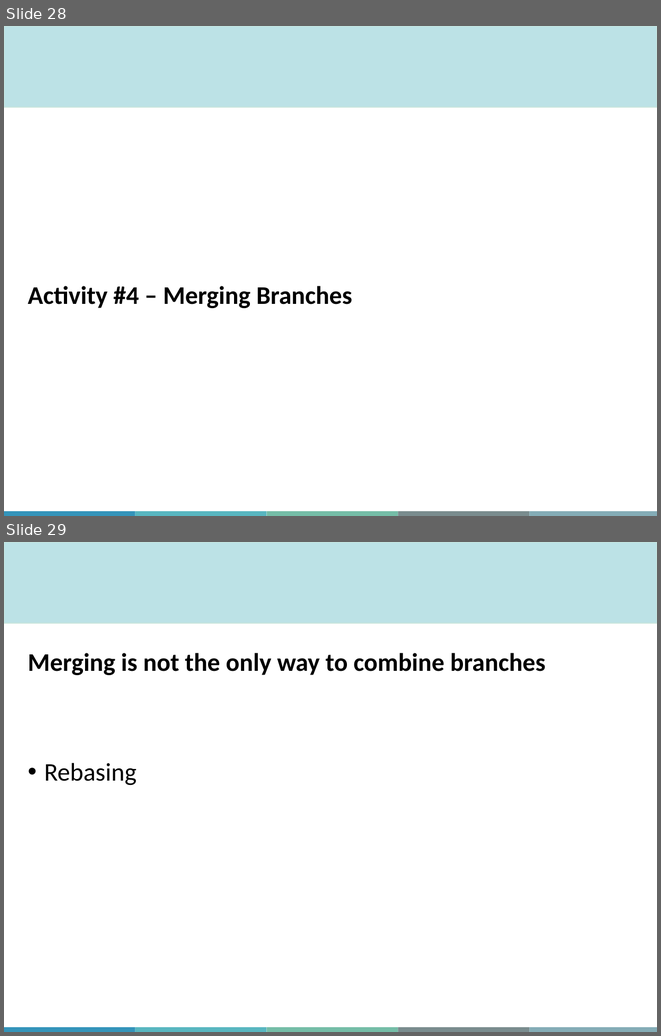
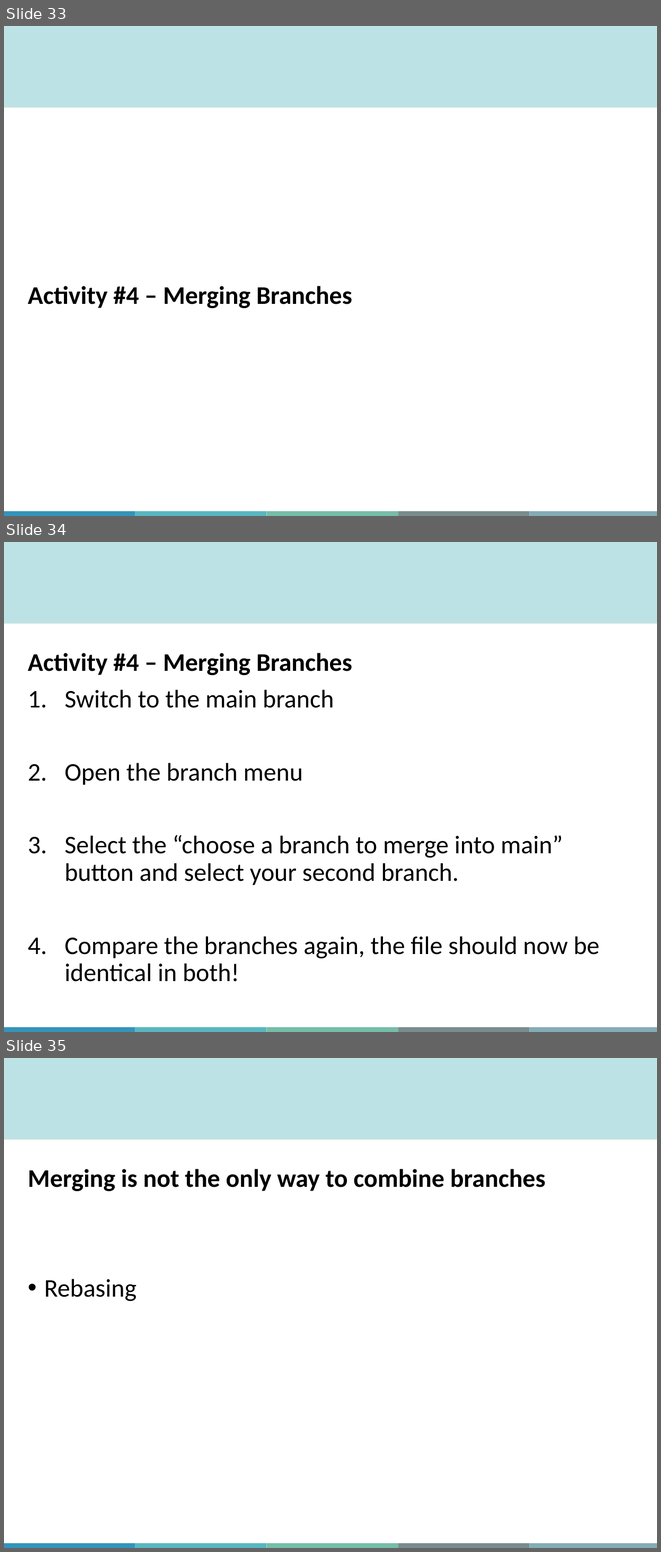
Before and after one commit to aosakwe/MiCM_IntroToGitHub, a slide deck: Slides/MiCM_GitHub_Workshop.pptx. Shown one above the other, each under a label of ours: slides 28 and 29 before the commit, slides 33, 34 and 35 after it. The pictures are 661x1036 and 661x1552 pixels, drawn with LibreOffice and Linux fonts; fonts in the diff are those of the drawing; background and template pictures are left out. Boxes give left, top, right and bottom in pixels: in the first picture for what was removed or moved away, otherwise in the second. Text is boxed around its words. In the diff, an @@ line names an element or a change of style, - is before the commit and + after.

```diff
--- a/Slides/MiCM_GitHub_Workshop.pptx
+++ b/Slides/MiCM_GitHub_Workshop.pptx
@@ slide 34 added at <box>4,542,657,1032</box>, background #FFFFFF; not listed: 6 template elements that a slide beside it also shows @@
@@ text added at <box>28,653,600,981</box>, 28 pt, text #000000 @@
+Activity #4 – Merging Branches
+1. Switch to the main branch
+2. Open the branch menu
+3. Select the “choose a branch to merge into main” button and select your second branch.
+4. Compare the branches again, the file should now be identical in both!
@@ what was slide 28 is now slide 33 @@
@@ what was slide 29 is now slide 35 @@
```
Also in this commit, not shown: 1 slide changed, 10 other slides added, 1 other file.
